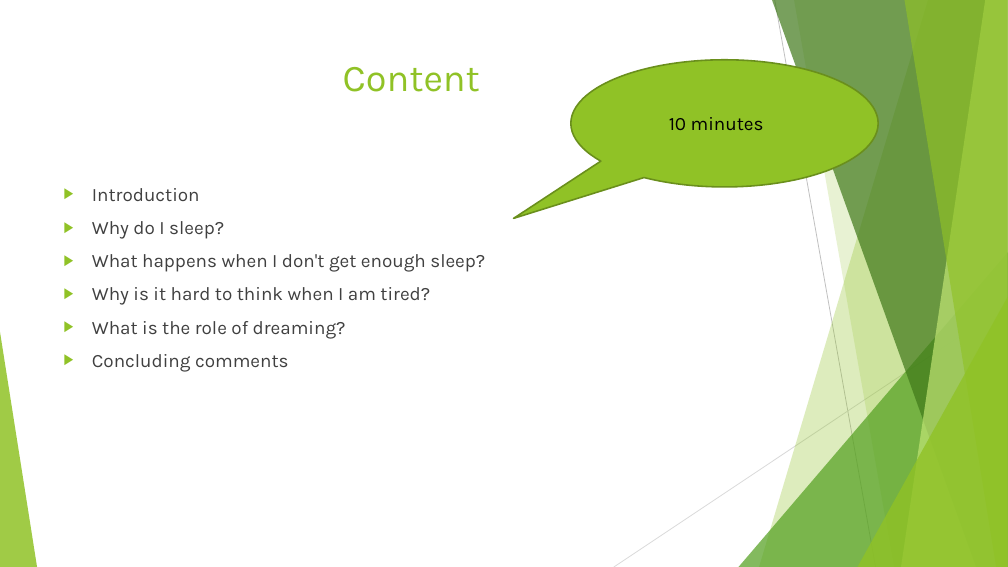
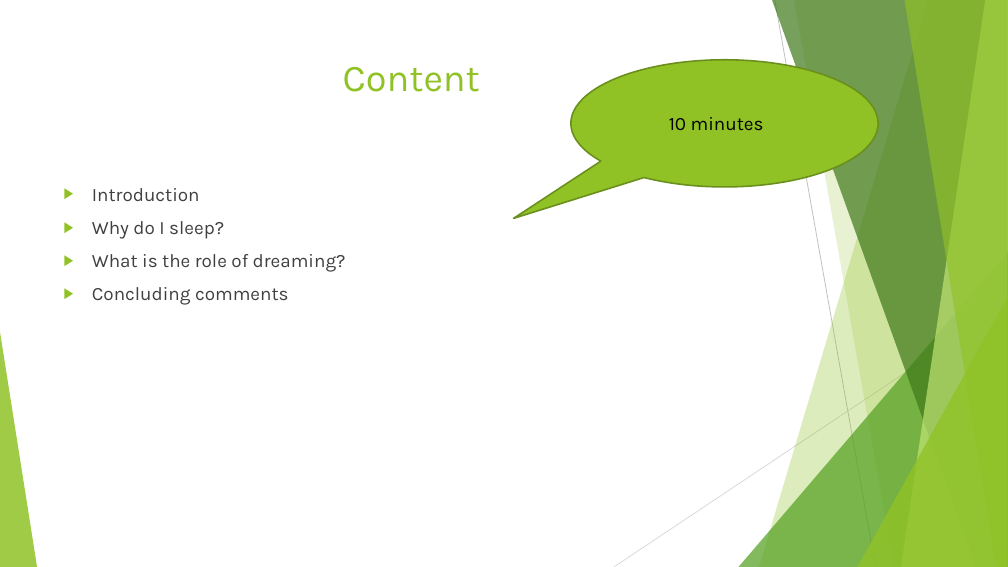
Before and after one commit to Vlad-ole/Presentations, a slide deck: slide 2 of Why do we sleep/Why do we sleep.pptx. Drawn at 1008x567 pixels with LibreOffice and Linux fonts; fonts in the diff are those of the drawing. Boxes give left, top, right and bottom in pixels: in the first picture for what was removed or moved away, otherwise in the second. Text is boxed around its words. In the diff, an @@ line names an element or a change of style, - is before the commit and + after.

Commit message:
Why do we sleep? (1.2 full)

```diff
--- a/Why do we sleep/Why do we sleep.pptx
+++ b/Why do we sleep/Why do we sleep.pptx
@@ text at [92,254,485,305]: paragraphs removed @@
-▶ What happens when I don't get enough sleep?
-▶ Why is it hard to think when I am tired?
```
